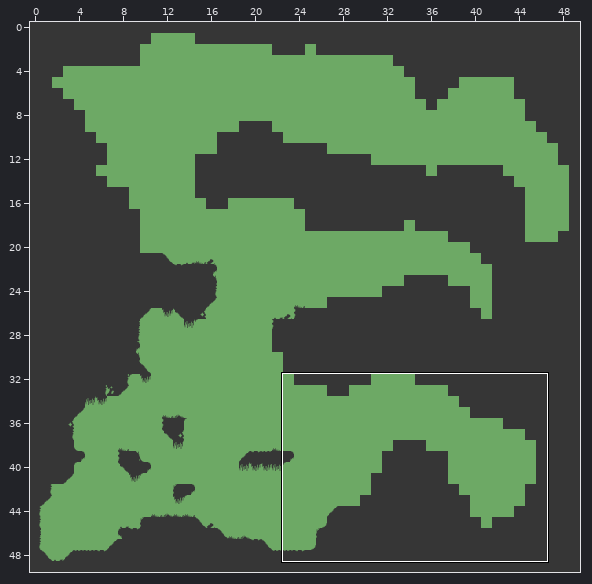
Level history. Tiled map: level.tmx. Above: a wide view before the commit, with the close-up outlined.
Close-up. As it was:
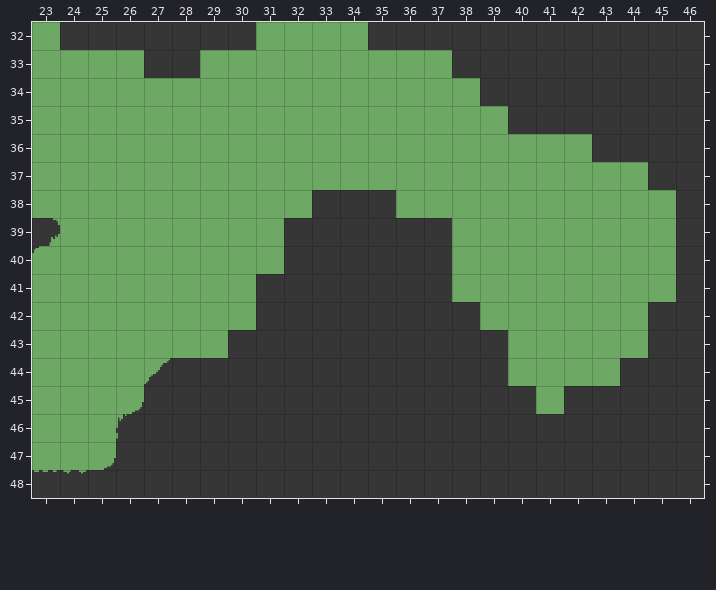
Cells are 32x32 px. Shown: x 23..46, y 32..48. The commit also changed other parts of the map, which this record leaves out.
Once edited:
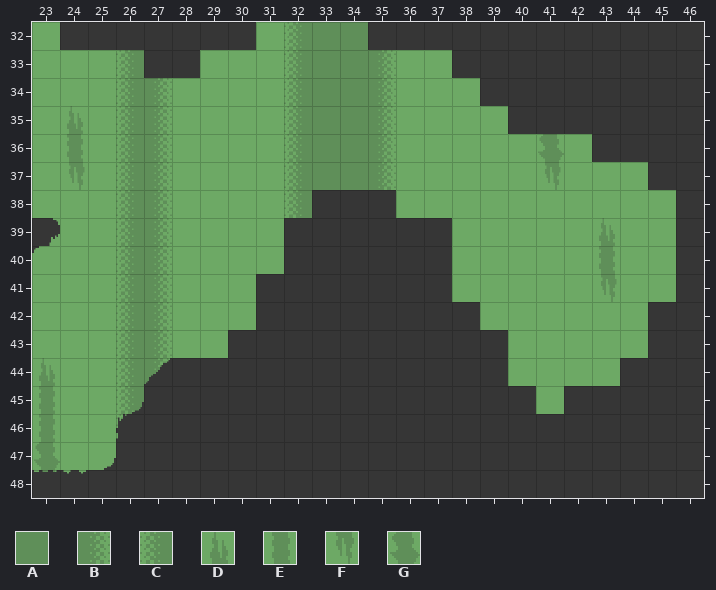
Key: from "mininicular": A 56, B 57, C 59, D 60, E 61, F 62, G 63.
_ is an empty cell.
Tiles of an added or newly shown layer are drawn over the layers below it.
Diff:
Layer "Background" (added):
y 32: x 32..34 ___ -> CAA
y 33: x 26 _ -> C; x 32..35 ____ -> CAAB
y 34: x 26..27 __ -> CB; x 32..35 ____ -> CAAB
y 35: x 24 _ -> D; x 26..27 __ -> CB; x 32..35 ____ -> CAAB
y 36: x 24 _ -> E; x 26..27 __ -> CB; x 32..35 ____ -> CAAB; x 41 _ -> G
y 37: x 24 _ -> F; x 26..27 __ -> CB; x 32..35 ____ -> CAAB; x 41 _ -> F
y 38: x 26..27 __ -> CB; x 32 _ -> C
y 39: x 26..27 __ -> CB; x 43 _ -> D
y 40: x 26..27 __ -> CB; x 43 _ -> E
y 41: x 26..27 __ -> CB; x 43 _ -> F
y 42..43: x 26..27 __ -> CB
y 44: x 23 _ -> D; x 26..27 __ -> CB
y 45: x 23 _ -> E; x 26 _ -> C
y 46: x 23 _ -> E
y 47: x 23 _ -> G
y 48: x 23 _ -> F
